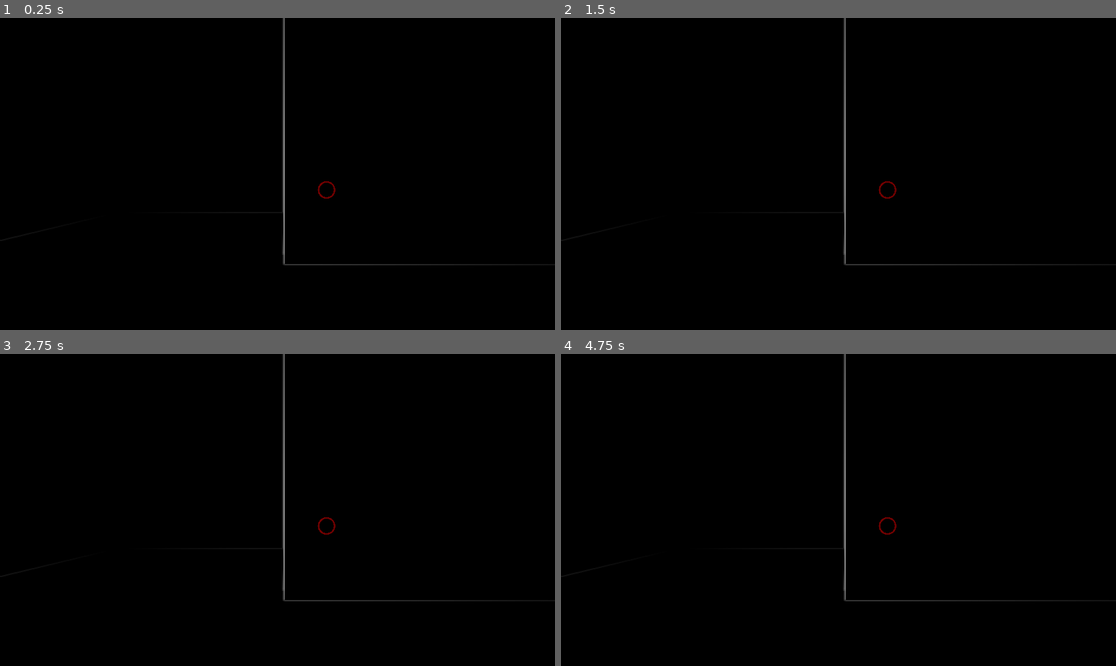
Above: before the commit, frames 1-4 (two rows, left to right).
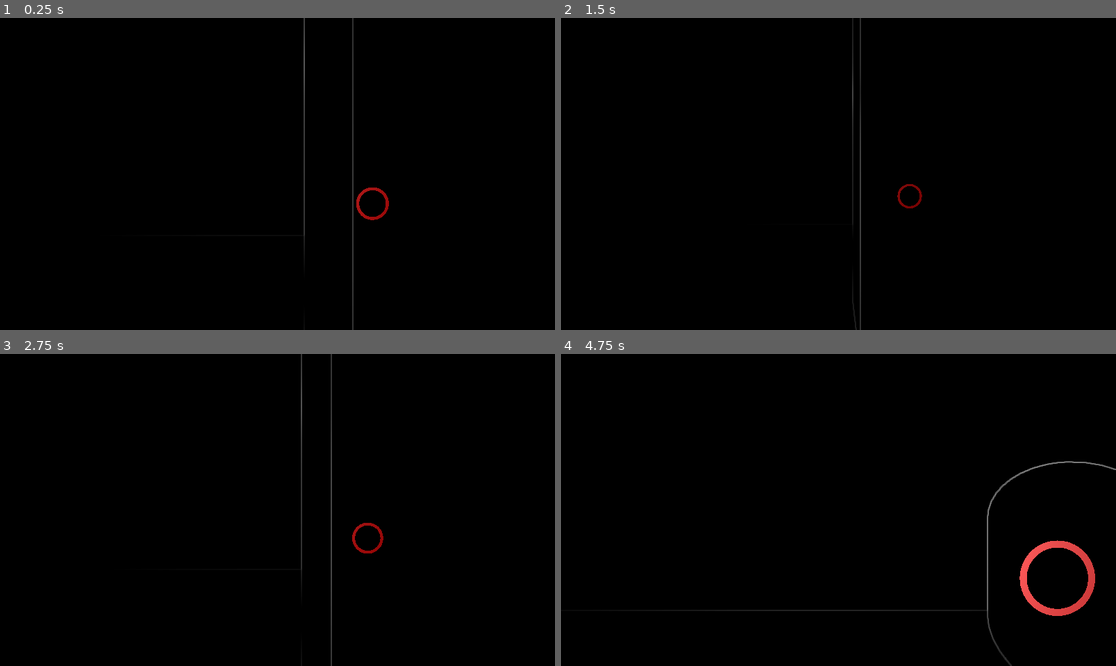
Above: after the commit, the same moments.

Repository: Yni-Viar/scp-939-vision-test
Game: Godot game, scene res://node_3d.tscn
The game is run twice, just before and just after one commit, with the same random seed, the same clock (stepped at 60 frames per second) and the same inputs. The project has no main scene, so this scene is started directly.
Inputs:
- Up to frame 1 (0.25 s): no input
- Up to frame 2 (1.5 s): no input
- Up to frame 3 (2.75 s): no input
- Up to frame 4 (4.75 s): tap Enter at 2.75 s

The runs differ from the first frame. In frame 1, 1.2% of the frame differs, in the area x 50-92%, y 0-100%; in frame 2, 1.1%; in frame 3, 1.2%; in frame 4, 2.0%, in the area x 24-100%, y 0-100%.

Commit message:
Improve shader

Diff:
--- a/src/NormalEdgeDetectShader/edgedetect.gdshader
+++ b/src/NormalEdgeDetectShader/edgedetect.gdshader
@@ -11,12 +11,12 @@
 //#define LINE_ART
 
 uniform sampler2D SCREEN_TEXTURE: hint_screen_texture, filter_linear_mipmap;
+uniform vec3 line_color: source_color = vec3(1.0, 1.0, 1.0);
 
 #if CURRENT_RENDERER == RENDERER_FORWARD_PLUS && defined(LINE_ART)
 uniform sampler2D NORMAL_TEXTURE : hint_normal_roughness_texture, filter_linear_mipmap;
 
 uniform float edge_threshold = 0.2;
-uniform vec3 line_color: source_color = vec3(1.0, 1.0, 1.0);
 uniform vec3 background_color: source_color = vec3(0.0, 0.0, 0.0);
 #endif
 
@@ -83,6 +83,6 @@
 		ALBEDO = background_color;
 	}
 #else
-	ALBEDO = vec3(edge);
+	ALBEDO = vec3(edge * line_color);
 #endif
 }
--- a/src/node_3d.tscn
+++ b/src/node_3d.tscn
@@ -1,5 +1,6 @@
-[gd_scene load_steps=12 format=3 uid="uid://dnpd2l6vp053k"]
+[gd_scene load_steps=13 format=3 uid="uid://dnpd2l6vp053k"]
 
+[ext_resource type="Script" uid="uid://dl40tg0ivldfk" path="res://test_move.gd" id="1_a0tk4"]
 [ext_resource type="Shader" uid="uid://mknm08d75hop" path="res://NormalEdgeDetectShader/edgedetect.gdshader" id="1_noarx"]
 [ext_resource type="Material" uid="uid://3tdk6l0x8tq1" path="res://939emit.tres" id="2_a0tk4"]
 
@@ -10,6 +11,7 @@
 [sub_resource type="ShaderMaterial" id="ShaderMaterial_noarx"]
 render_priority = 0
 shader = ExtResource("1_noarx")
+shader_parameter/line_color = Color(0.377919, 0.377919, 0.377919, 1)
 
 [sub_resource type="QuadMesh" id="QuadMesh_jka67"]
 material = SubResource("ShaderMaterial_noarx")
@@ -29,7 +31,7 @@
 background_mode = 1
 fog_enabled = true
 fog_light_color = Color(0, 0, 0, 1)
-fog_density = 0.4
+fog_density = 0.5
 fog_depth_begin = 1.0
 fog_depth_end = 5.0
 
@@ -44,7 +46,8 @@
 mesh = SubResource("BoxMesh_a0tk4")
 
 [node name="Camera3D" type="Camera3D" parent="."]
-transform = Transform3D(1, 0, 0, 0, 1, 0, 0, 0, 1, -0.619491, 1.93031, 4.62545)
+transform = Transform3D(1, 0, 0, 0, 1, 0, 0, 0, 1, -0.698976, 1.93031, 0.598463)
+script = ExtResource("1_a0tk4")
 
 [node name="MeshInstance3D" type="MeshInstance3D" parent="Camera3D"]
 transform = Transform3D(1, 0, 0, 0, 1, 0, 0, 0, 1, 0, 0, -0.26252)
@@ -72,3 +75,9 @@
 
 [node name="WorldEnvironment" type="WorldEnvironment" parent="."]
 environment = SubResource("Environment_tereu")
+
+[node name="OmniLight3D" type="OmniLight3D" parent="."]
+transform = Transform3D(1, 0, 0, 0, 1, 0, 0, 0, 1, -1.01864, 3.87931, 3.00171)
+
+[node name="OmniLight3D2" type="OmniLight3D" parent="."]
+transform = Transform3D(1, 0, 0, 0, 1, 0, 0, 0, 1, -1.01864, 3.87931, -2.53777)
--- /dev/null
+++ b/src/test_move.gd
@@ -0,0 +1,15 @@
+extends Camera3D
+# Made by Yni Viar
+# Licensed under CC0, EVEN for SCP projects
+
+var time: float = 0
+
+# Called when the node enters the scene tree for the first time.
+func _ready() -> void:
+	pass # Replace with function body.
+
+
+# Called every frame. 'delta' is the elapsed time since the previous frame.
+func _physics_process(delta: float) -> void:
+	time += delta
+	global_position += Vector3(0, 0, 0.03125 * cos(time))
Not shown, added: src/test_move.gd.uid
